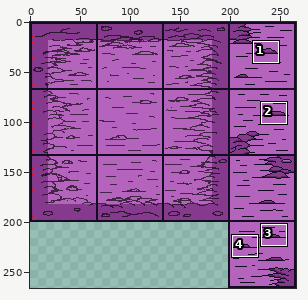
Two versions of one pixel-art file, Assets/Art/Environments/TilesetPathl.aseprite. The first picture is a wide view before the edit; the outline marks the close-up.
Close-up. As it was:
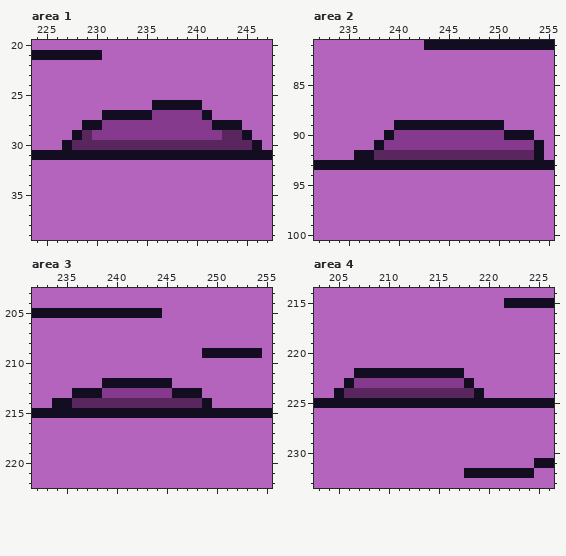
266x266 pixels, 1 frame. Colours within 5 levels of each other are drawn and written as one. Shown: area 1: x 224..247, y 20..39; area 2: x 232..255, y 81..100; area 3: x 232..255, y 203..222; area 4: x 203..226, y 214..233. The commit also changed other parts of the picture, which this record leaves out.
The result:
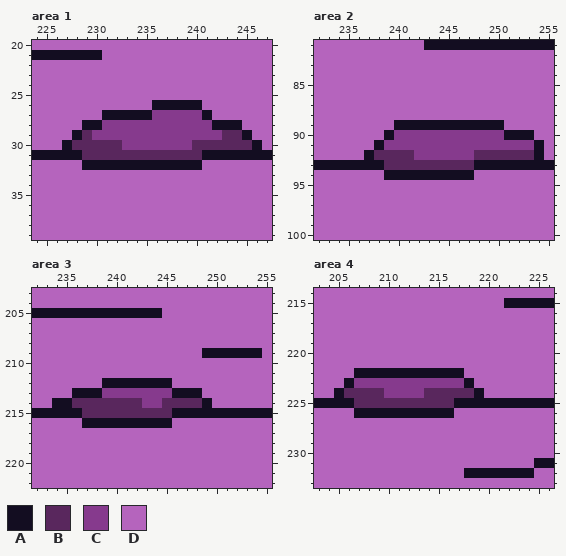
Palette (. is transparent): A #130d21  B #59275d  C #863a8d  D #b564bd
The edit:
layer "Fill" added
Changed rows in their new state; - is an unchanged pixel.
Area 1, layer "Fill":
first column x 229:
30 ----CCCCCCC-
31 BBBBBBBBBBBB
32 AAAAAAAAAAAA
Area 2, layer "Fill":
first column x 236:
 92 D-----CCCCCC
 93 ---BBBBBBBBB
 94 ---AAAAAAAAA
Area 3, layer "Fill":
first column x 237:
214 ------CC-
215 BBBBBBBBB
216 AAAAAAAAA
Area 4, layer "Fill":
first column x 207:
224 ---CCCC---
225 BBBBBBBBBB
226 AAAAAAAAAA
Boxes around the changes in both close-ups, in picture pixels (x1, y1, x2, y2):
changed: (82, 140, 202, 170)
changed: (354, 150, 474, 180)
changed: (82, 398, 172, 428)
changed: (354, 388, 454, 418)
